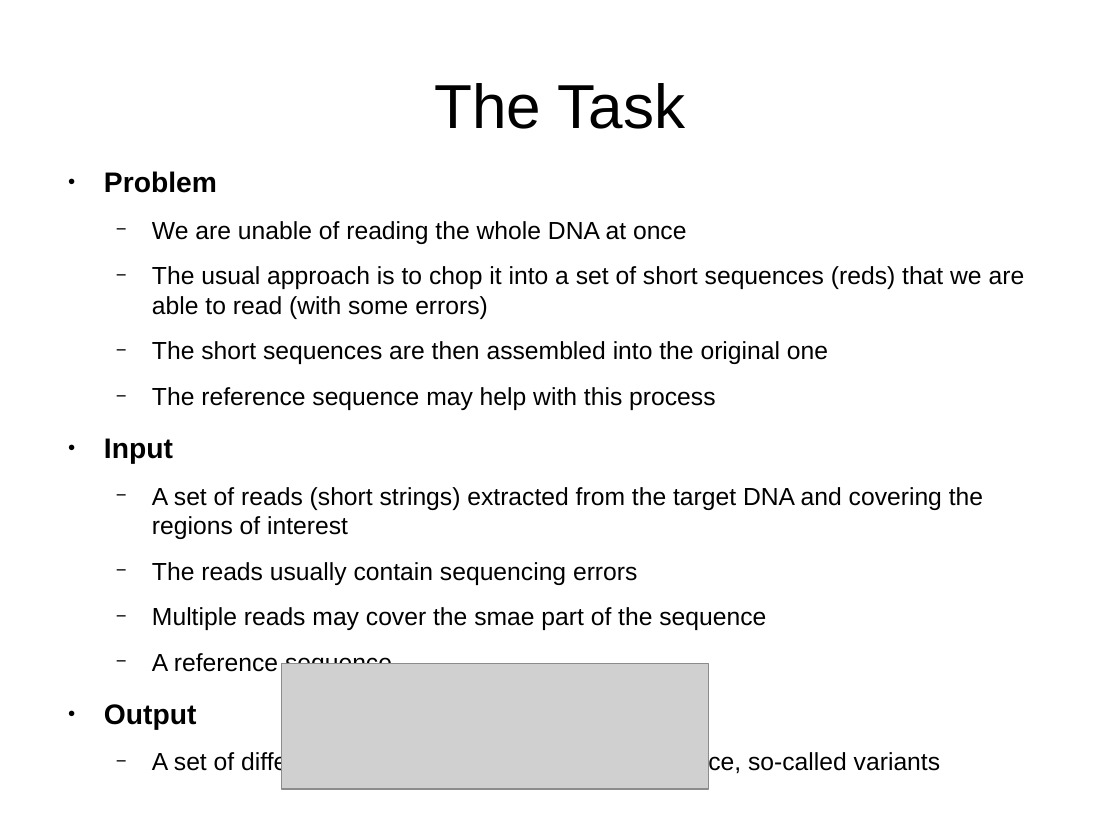
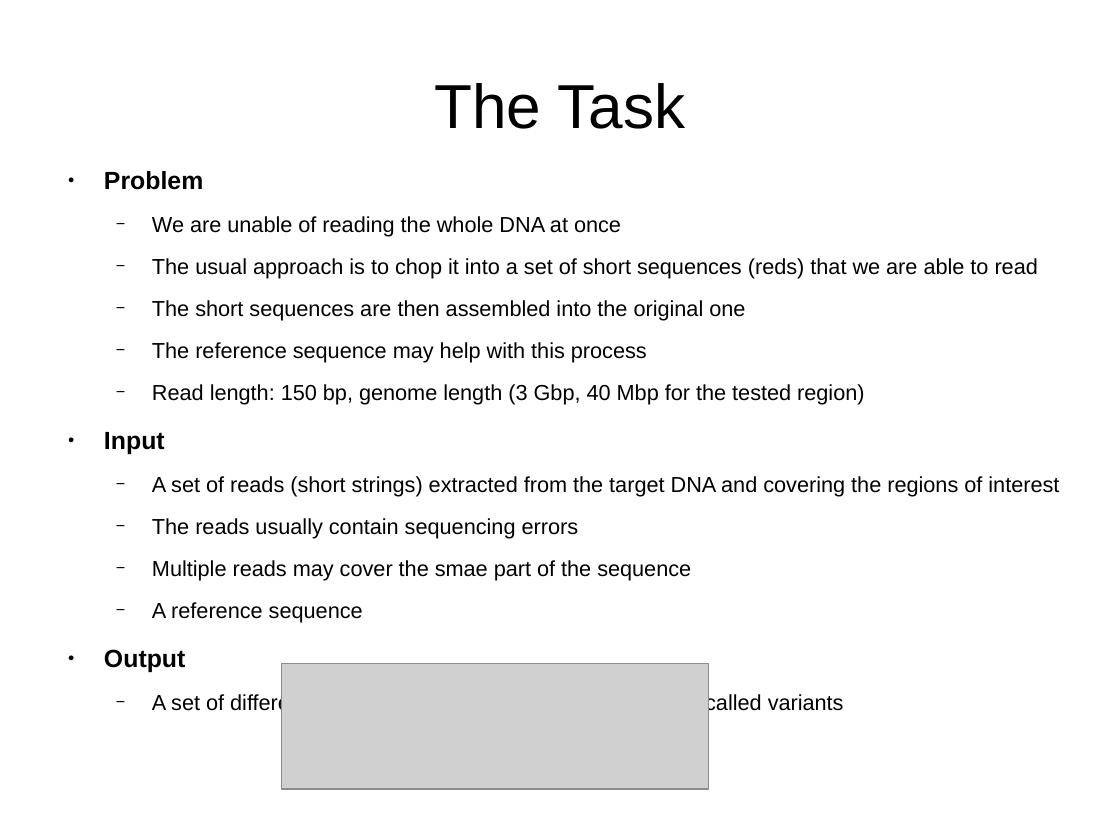
Before and after one commit to MartinDrab/Genetics, a slide deck: slide 2 of ppt/obhajoba/obhajoba.odp. Drawn at 1120x840 pixels with LibreOffice and Linux fonts; fonts in the diff are those of the drawing; grey boxes stand for pictures. Boxes give left, top, right and bottom in pixels: in the first picture for what was removed or moved away, otherwise in the second. Text is boxed around its words. In the diff, an @@ line names an element or a change of style, - is before the commit and + after.

```diff
--- a/ppt/obhajoba/obhajoba.odp
+++ b/ppt/obhajoba/obhajoba.odp
@@ text at (x1=104, y1=171, x2=1059, y2=715): size 20 to 17.6 pt in "Problem", "Input", "Output"; size 17.5 to 15.4 pt in "We are unable of reading the whole ...", "The short sequences are then assembled into ...", "The reference sequence may help with this ...", "A set of reads (short strings) extracted ..." and 4 more places @@
@@ text at (x1=152, y1=258, x2=1038, y2=279): text changed; size 17.5 to 15.4 pt @@
-  − The usual approach is to chop it into a set of short sequences (reds) that we are able to read (with some errors)
+  − The usual approach is to chop it into a set of short sequences (reds) that we are able to read
@@ text at (x1=152, y1=384, x2=864, y2=405): paragraph added @@
+  − Read length: 150 bp, genome length (3 Gbp, 40 Mbp for the tested region)
```
Also in this commit, not shown: 1 other slide changed, 2 slides added, 2 slides removed, 4 other files.
